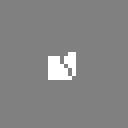
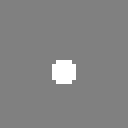
Layers edited between the first and the second (128, 128) image:
added group "Tank" with 13 layers above "magicien" over [48, 52, 76, 84]
added group "tank - dos" with 2 layers in group "Tank" over [48, 52, 76, 84]
added layer "tank - dos - tablier" in group "tank - dos" over [52, 60, 76, 84]
hid group "archer" (14 layers) over [48, 52, 76, 84]
